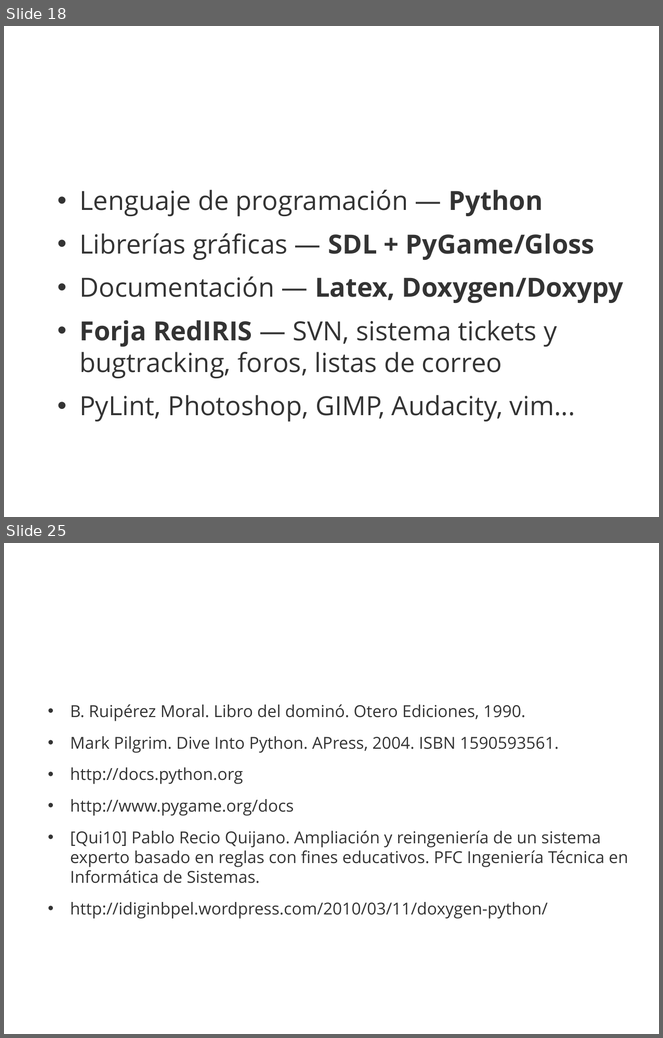
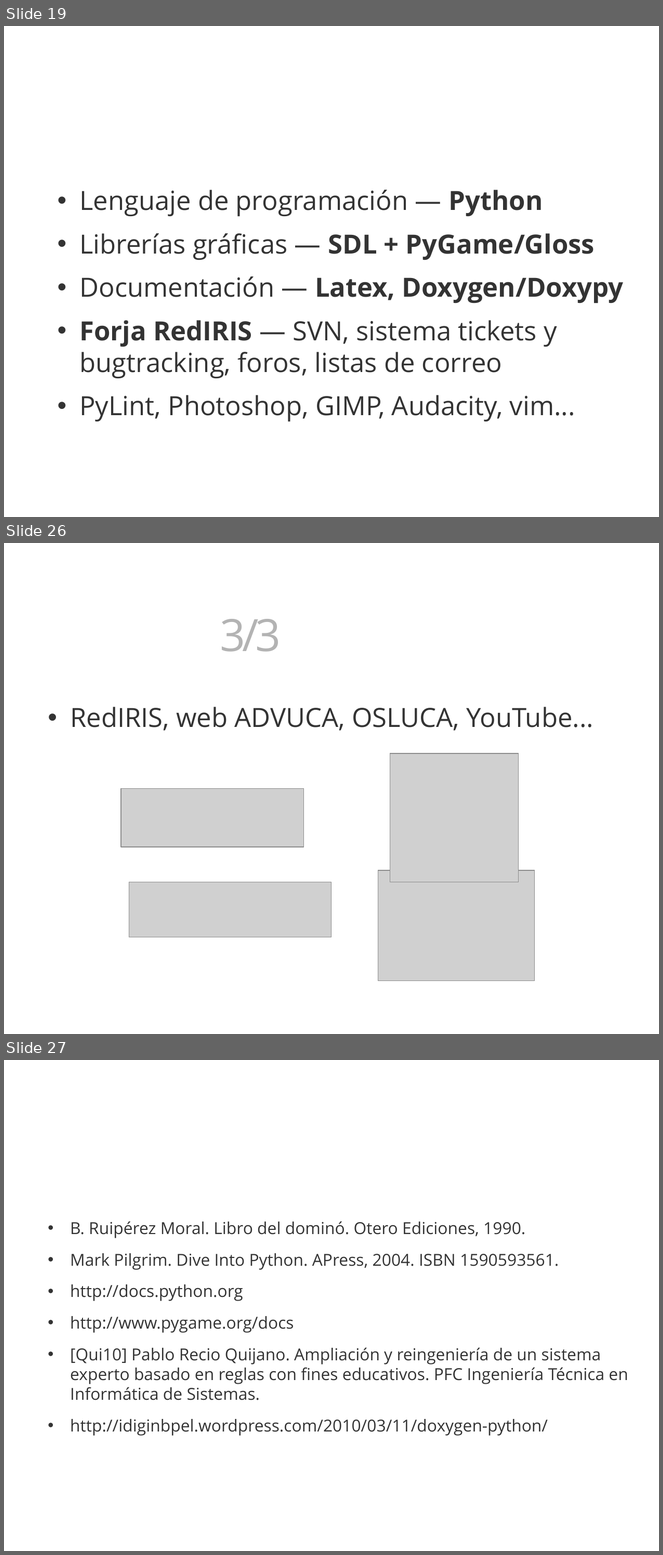
Before and after one commit to 3oheme/dominous, a slide deck: docs/presentacion/presentacion.odp. Shown one above the other, each under a label of ours: slides 18 and 25 before the commit, slides 19, 26 and 27 after it; the slides between them are not shown. The pictures are 663x1038 and 663x1555 pixels, drawn with LibreOffice and Linux fonts; fonts in the diff are those of the drawing; grey boxes stand for pictures; background and template pictures are left out. Boxes give left, top, right and bottom in pixels: in the first picture for what was removed or moved away, otherwise in the second. Text is boxed around its words. In the diff, an @@ line names an element or a change of style, - is before the commit and + after.

```diff
--- a/docs/presentacion/presentacion.odp
+++ b/docs/presentacion/presentacion.odp
@@ slide 26 added at [4,543,659,1034], background picture (left out) @@
@@ text added at [220,619,281,652], 54 pt, text #FFFFFF, bold @@
+Difusión 3/3
@@ text added at [70,707,594,731], 32 pt, text #333333 @@
+• RedIRIS, web ADVUCA, OSLUCA, YouTube...
@@ picture added at [390,754,519,883] @@
@@ picture added at [121,788,304,847] @@
@@ picture added at [129,883,332,938] @@
@@ picture added at [378,871,535,981] @@
@@ what was slide 18 is now slide 19 @@
@@ what was slide 25 is now slide 27 @@
```
Also in this commit, not shown: 4 slides changed, 2 other slides added, 1 slide removed, 14 other files.
